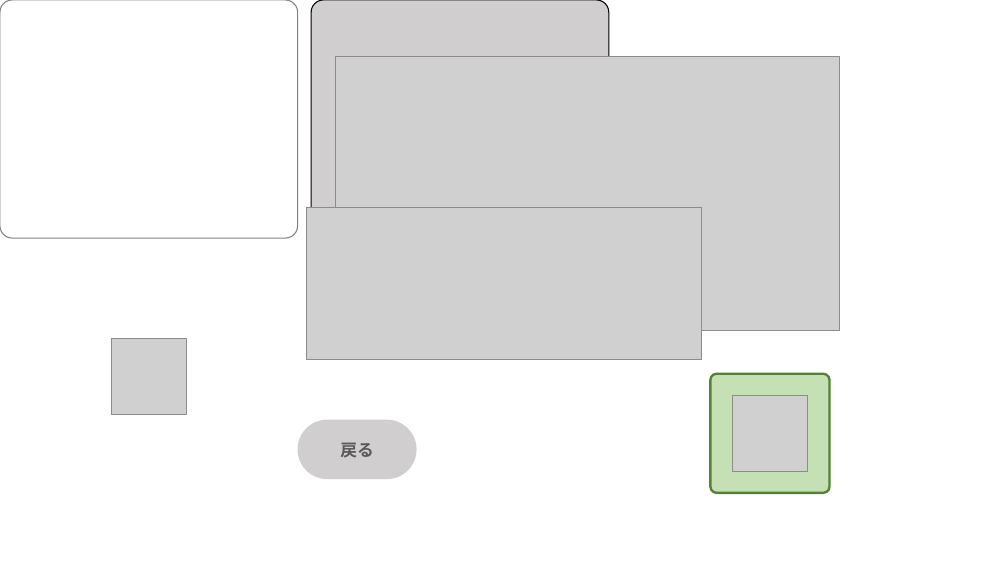
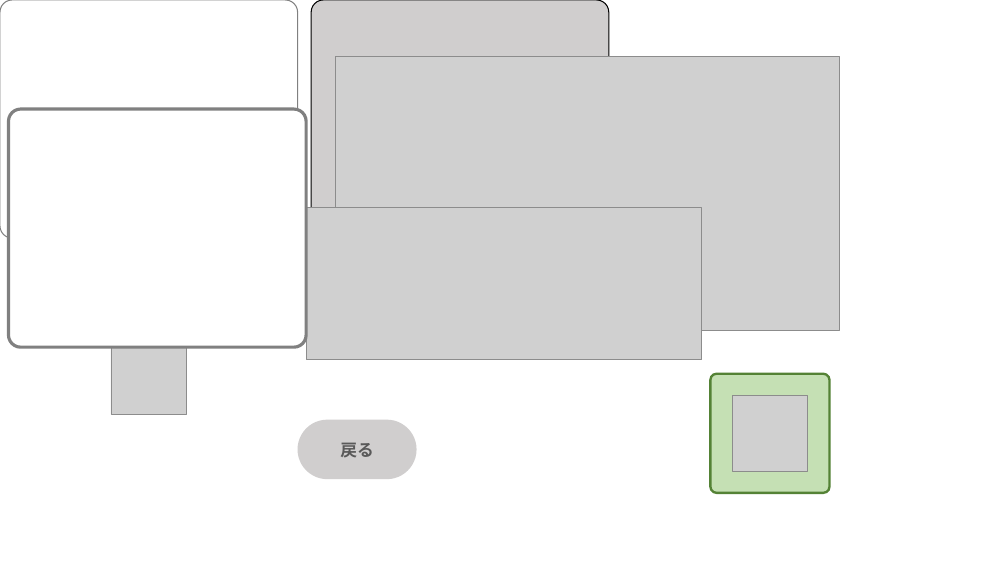
Before and after one commit to suttokoTaro/LorcanaCard, a slide deck: slide 25 of Assets/Documents_etc/アイコン作成.pptx. Drawn at 1008x567 pixels with LibreOffice and Linux fonts; fonts in the diff are those of the drawing; grey boxes stand for pictures. Boxes give left, top, right and bottom in pixels: in the first picture for what was removed or moved away, otherwise in the second. Text is boxed around its words. In the diff, an @@ line names an element or a change of style, - is before the commit and + after.

```diff
--- a/Assets/Documents_etc/アイコン作成.pptx
+++ b/Assets/Documents_etc/アイコン作成.pptx
@@ rounded rectangle added at bbox=[8, 109, 306, 347], fill #FFFFFF, outline #808080 3 pt @@
```
Also in this commit, not shown: 2 slides added, 2 other files.
